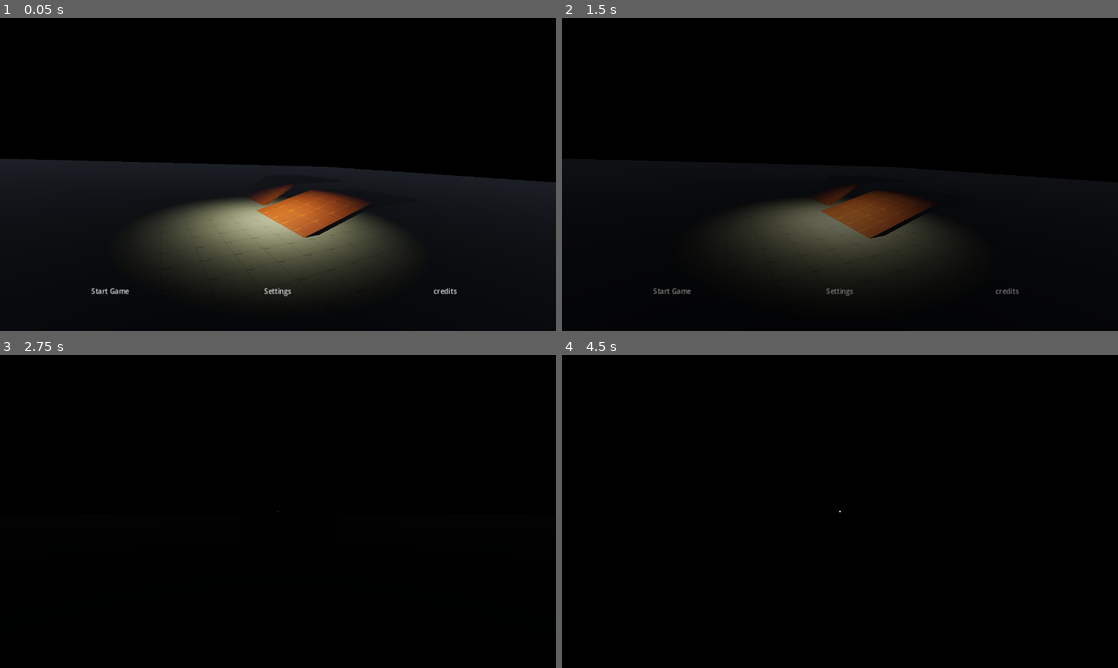
Above: before the commit, frames 1-4 (two rows, left to right).
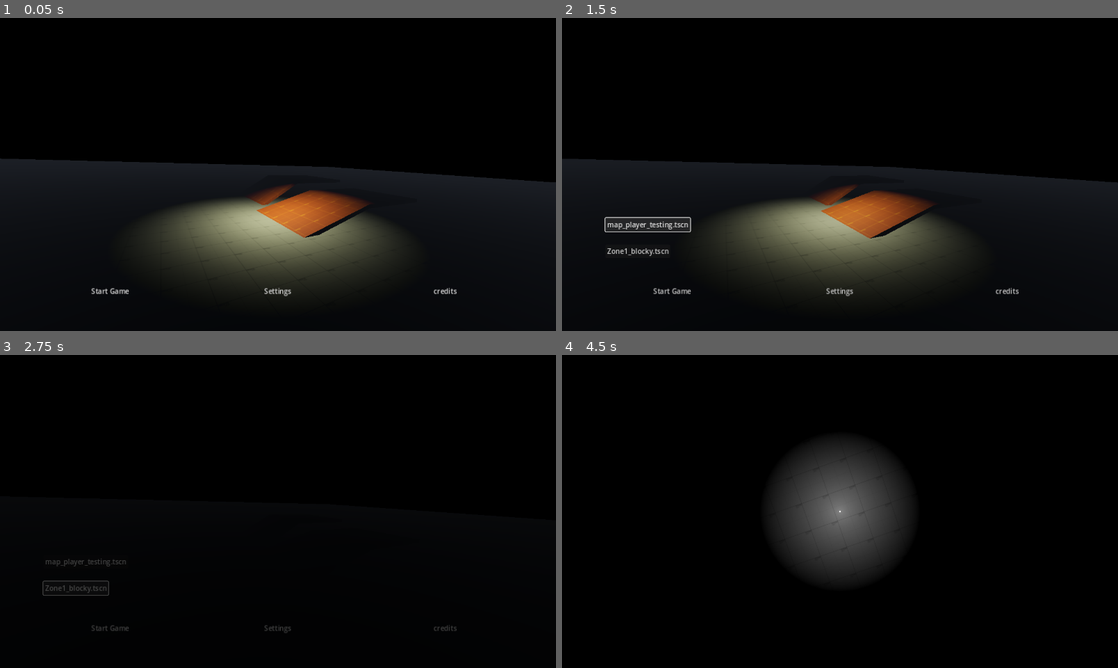
Above: after the commit, the same moments.

Repository: GabeeTheFinch/The-Airport
Game: Godot game, scene res://Interface/Menu/menu_main.tscn
Same seed, same stepped clock (60 frames per second), same inputs: the game is played once before the commit and once after it.
Inputs (mouse positions are in pixels of both pictures, inside the frame that each line leads up to):
- Up to frame 1 (0.05 s): no input
- Up to frame 2 (1.5 s): click "Start Game" at 0.5 s; click (645, 224) at 1.25 s, where only the run after the commit has a clickable "map_player_testing.tscn"
- Up to frame 3 (2.75 s): click (77, 589) at 2 s, where only the run after the commit has a clickable "Zone1_blocky.tscn"
- Up to frame 4 (4.5 s): click (673, 627) at 2.75 s, where only the run after the commit has a clickable "Start Game"; move the mouse to (867, 511) at 3.52 s; hold Ctrl (Action_Crouch) 3.53-4.28 s; hold W (Move_Forward) from 3.53 s (still down); tap Space (Action_Jump) at 3.77 s; tap Enter at 4.25 s; move the mouse to (812, 511) at 4.27 s; tap F (Action_Flashlight) at 4.35 s

The runs differ from the first frame. In frame 1, less than 0.1% of the frame differs, in the area x 51-52%, y 67-68%; in frame 2, 7.7%; in frame 3, 0.4%; in frame 4, 8.4%, in the area x 37-63%, y 28-72%.

Commit message:
Map selector and Transitions are now done through transition_screen.gd

Diff:
--- a/Interface/Menu/menu_main.tscn
+++ b/Interface/Menu/menu_main.tscn
@@ -200,13 +200,49 @@
 theme_override_font_sizes/font_size = 50
 horizontal_alignment = 1
 
+[node name="Map_Selector" type="MarginContainer" parent="Control"]
+visible = false
+layout_mode = 1
+anchors_preset = 15
+anchor_right = 1.0
+anchor_bottom = 1.0
+grow_horizontal = 2
+grow_vertical = 2
+theme_override_constants/margin_left = 100
+theme_override_constants/margin_top = 460
+theme_override_constants/margin_right = 100
+theme_override_constants/margin_bottom = 100
+
+[node name="Label" type="Label" parent="Control/Map_Selector"]
+layout_mode = 2
+size_flags_horizontal = 6
+size_flags_vertical = 0
+theme_override_font_sizes/font_size = 50
+horizontal_alignment = 1
+
+[node name="VBoxContainer" type="VBoxContainer" parent="Control/Map_Selector"]
+layout_mode = 2
+theme_override_constants/separation = 30
+
+[node name="TestMap" type="Button" parent="Control/Map_Selector/VBoxContainer"]
+layout_mode = 2
+size_flags_horizontal = 0
+size_flags_vertical = 4
+text = "map_player_testing.tscn
+"
+
+[node name="Zone1Blocky" type="Button" parent="Control/Map_Selector/VBoxContainer"]
+layout_mode = 2
+size_flags_horizontal = 0
+size_flags_vertical = 4
+text = "Zone1_blocky.tscn
+"
+
 [node name="Audio_start" type="AudioStreamPlayer" parent="Control"]
 stream = ExtResource("2_3lygh")
-bus = &"SFX"
 
 [node name="Audio_Base" type="AudioStreamPlayer" parent="Control"]
 stream = ExtResource("3_3yw06")
-bus = &"SFX"
 
 [node name="Background" type="Node3D" parent="."]
 
@@ -302,4 +338,6 @@
 
 [connection signal="pressed" from="Control/MarginContainer/HBoxContainer/Btn_Start" to="." method="_on_btn_start_pressed"]
 [connection signal="pressed" from="Control/MarginContainer/HBoxContainer/Btn_Settings" to="." method="_on_btn_settings_pressed"]
+[connection signal="pressed" from="Control/Map_Selector/VBoxContainer/TestMap" to="." method="_on_test_map_pressed"]
+[connection signal="pressed" from="Control/Map_Selector/VBoxContainer/Zone1Blocky" to="." method="_on_zone_1_blocky_pressed"]
 [connection signal="Transition" from="Transition Screen" to="." method="_on_transition_screen_transition"]
--- a/Interface/Menu/scripts/menu_main.gd
+++ b/Interface/Menu/scripts/menu_main.gd
@@ -4,17 +4,12 @@
 @onready var Audio_Base = $Control/Audio_Base
 @onready var Settings_Menu = $Menu_settings
 @onready var TransitionScreen := $"Transition Screen"
+@onready var MapSelectScreen := $Control/Map_Selector
 
-const Map_test = preload("res://Maps/map_player_testing.tscn")
 
 func _on_btn_start_pressed():
-	Audio_Start.play()
-	TransitionScreen.Fade_in(0.5)
-
-
-
-func _on_transition_screen_transition():
-	get_tree().change_scene_to_file("res://Maps/map_player_testing.tscn")
+	Audio_Base.play()
+	MapSelectScreen.visible = true
 
 func _on_btn_settings_pressed():
 	Audio_Base.play()
@@ -22,3 +17,13 @@
 		Settings_Menu.visible = false
 	else:
 		Settings_Menu.visible = true
+
+
+func _on_test_map_pressed():
+	Audio_Start.play()
+	TransitionScreen.Fade_Transition(0.5, "res://Maps/map_player_testing.tscn")
+	pass # Replace with function body.
+func _on_zone_1_blocky_pressed():
+	Audio_Start.play()
+	TransitionScreen.Fade_Transition(0.5, "res://Maps/Zone1_blocky.tscn")
+	pass # Replace with function body.
--- a/Interface/Transitionning/Scripts/transition_screen.gd
+++ b/Interface/Transitionning/Scripts/transition_screen.gd
@@ -1,6 +1,9 @@
 extends CanvasLayer
 
 signal Transition
+
+var New_Map
+var Wants_Transition = false
 
 func Fade_in(speed: float):
 	$AnimationPlayer.speed_scale = speed
@@ -10,7 +13,17 @@
 	$AnimationPlayer.speed_scale = speed
 	$AnimationPlayer.play("Fade_out")
 
+func Fade_Transition(speed: float, map):
+	$AnimationPlayer.speed_scale = speed
+	Wants_Transition = true
+	New_Map = map
+	$AnimationPlayer.play("Fade_in")
+
 func _on_animation_player_animation_finished(anim_name):
-	if anim_name == "Fade_in":
-		emit_signal("Transition")
+	if anim_name == "Fade_in" and Wants_Transition:
+		emit_signal("Transition", New_Map)
 		$AnimationPlayer.play("Fade_out")
+		Wants_Transition = false
+
+func _on_transition(map):
+	get_tree().change_scene_to_file(map)
--- a/Interface/Transitionning/transition_screen.tscn
+++ b/Interface/Transitionning/transition_screen.tscn
@@ -71,4 +71,5 @@
 "": SubResource("AnimationLibrary_82lqu")
 }
 
+[connection signal="Transition" from="." to="." method="_on_transition"]
 [connection signal="animation_finished" from="AnimationPlayer" to="." method="_on_animation_player_animation_finished"]
